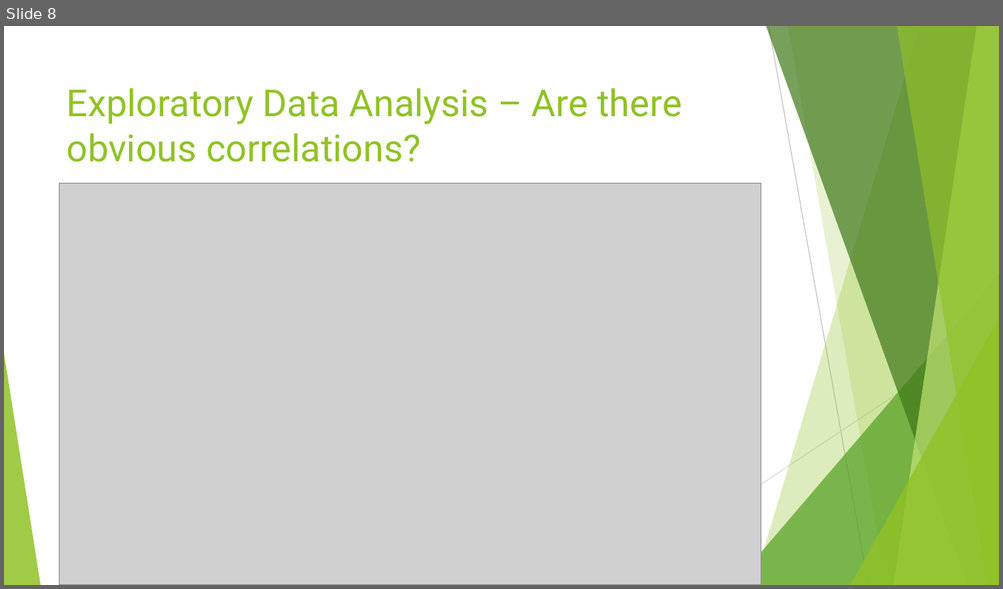
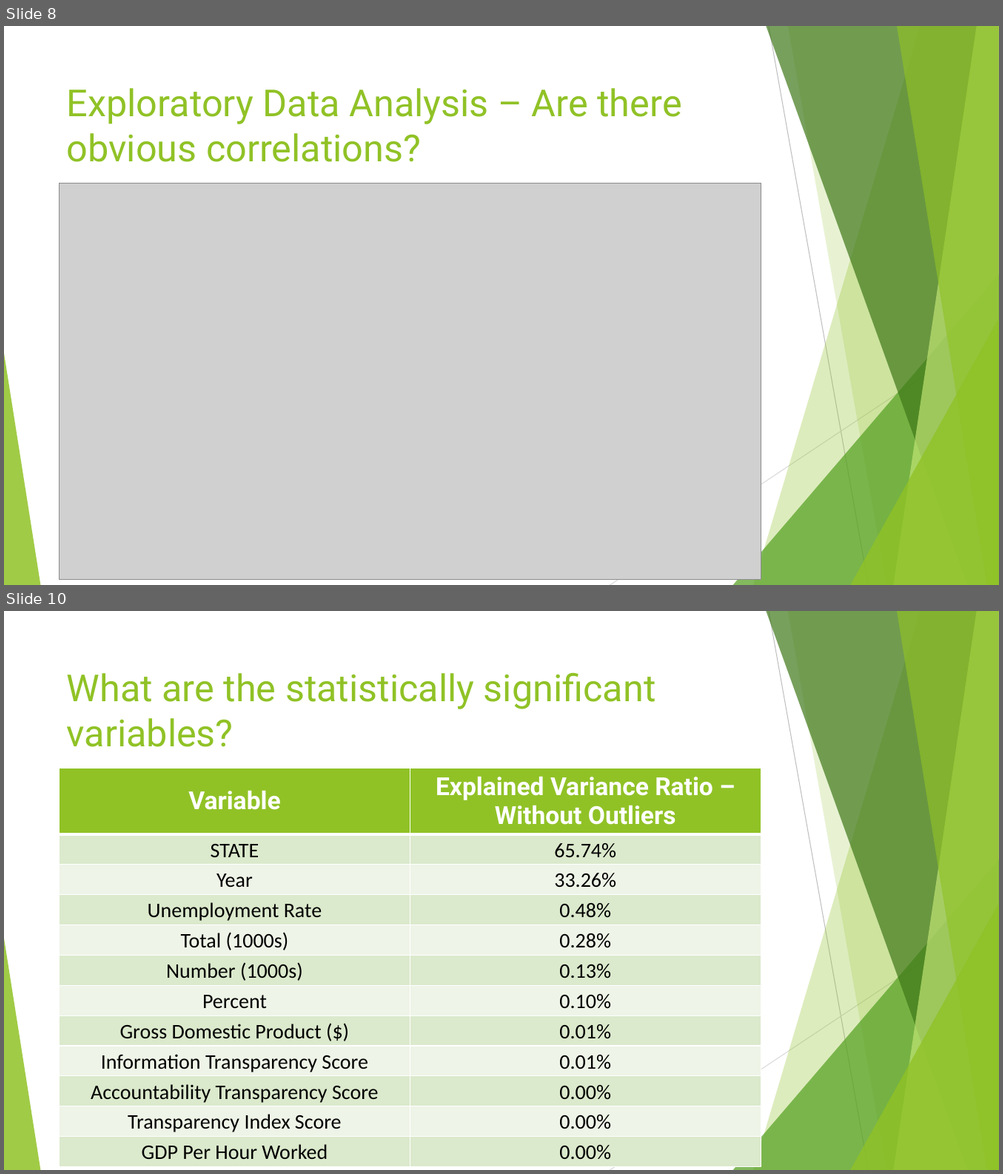
Before and after one commit to littlesiagoy/Springboard-Capstone-1, a slide deck: Capstone 1 Slidedeck.pptx. Shown one above the other, each under a label of ours: slide 8 before the commit, slides 8 and 10 after it; the slides between them are not shown. The pictures are 1003x589 and 1003x1174 pixels, drawn with LibreOffice and Linux fonts; fonts in the diff are those of the drawing; grey boxes stand for pictures. Boxes give left, top, right and bottom in pixels: in the first picture for what was removed or moved away, otherwise in the second. Text is boxed around its words. In the diff, an @@ line names an element or a change of style, - is before the commit and + after.

```diff
--- a/Capstone 1 Slidedeck.pptx
+++ b/Capstone 1 Slidedeck.pptx
@@ slide 10 added at (4, 611, 999, 1170), background #FFFFFF; not listed: 10 template elements that a slide beside it also shows @@
@@ title added at (67, 672, 656, 747), 36 pt, text #90C226 @@
+What are the statistically significant variables?
@@ table added at (60, 769, 760, 1168), 12 rows, 2 columns @@
+Variable | Explained Variance Ratio – Without Outliers
+STATE | 65.74%
+Year | 33.26%
+Unemployment Rate | 0.48%
+Total (1000s) | 0.28%
+Number (1000s) | 0.13%
+Percent | 0.10%
+Gross Domestic Product ($) | 0.01%
+Information Transparency Score | 0.01%
+Accountability Transparency Score | 0.00%
+Transparency Index Score | 0.00%
+GDP Per Hour Worked | 0.00%
@@ slide 8 changed as well @@
@@ picture: place and size @@
-picture at (60, 184, 760, 585)
+picture at (60, 184, 760, 580)
```
Also in this commit, not shown: 11 other slides changed, 4 other slides added, 4 slides removed, 18 other files.
